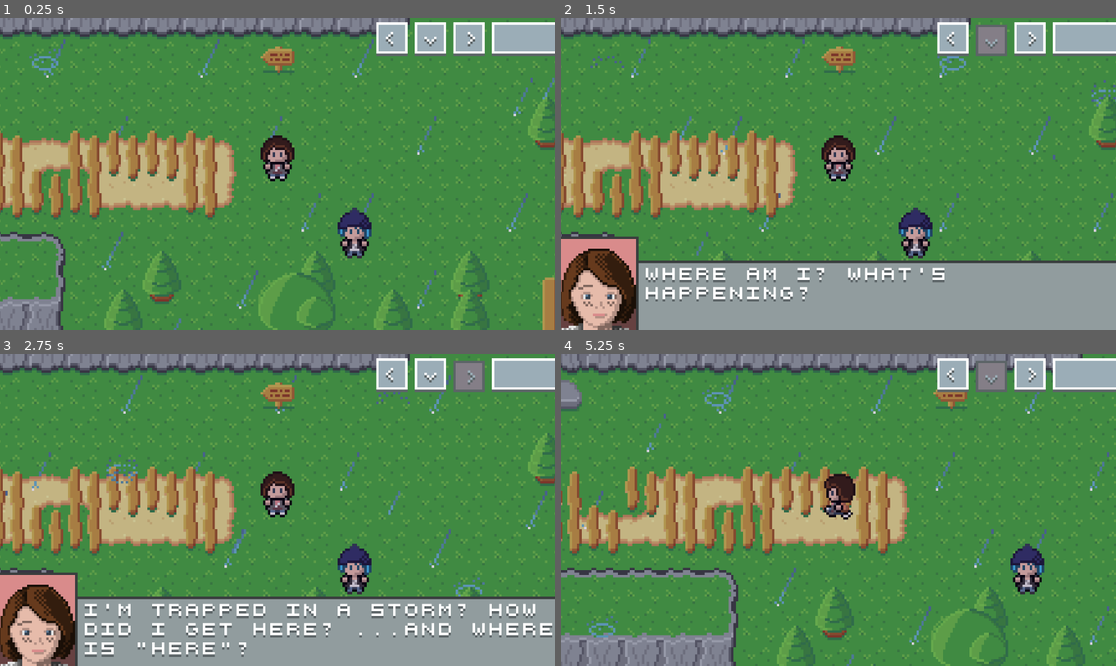
Above: before the commit, frames 1-4 (two rows, left to right).
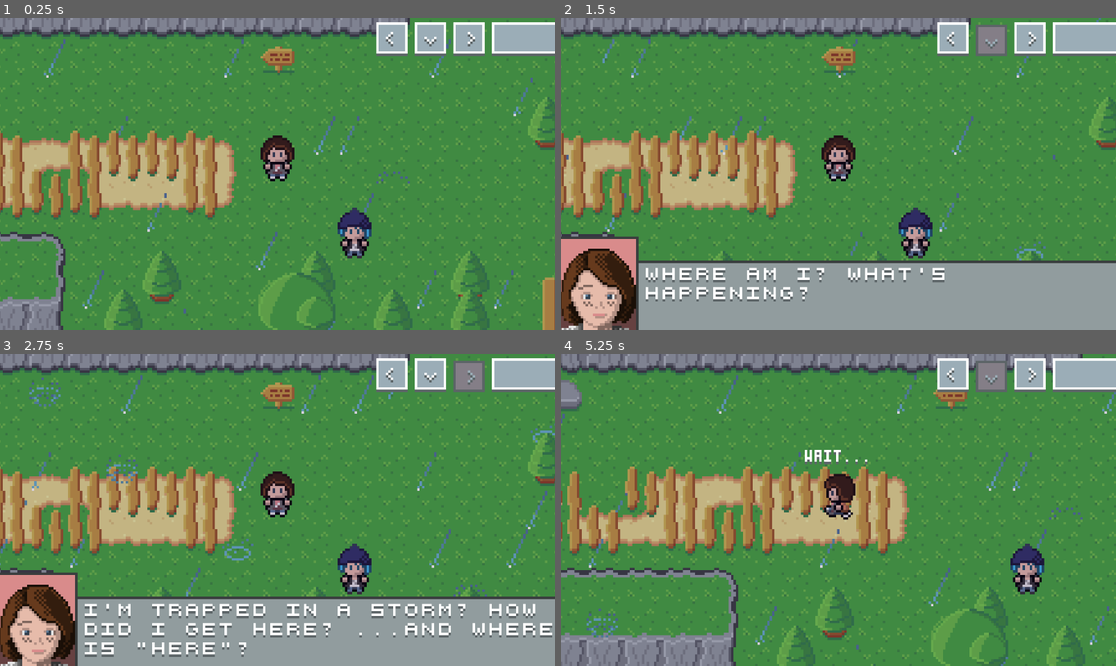
Above: after the commit, the same moments.

Repository: minkezhang/lis
Game: Godot game, scene res://scenes/level/level.tscn
The game is run twice, just before and just after one commit, with the same random seed, the same clock (stepped at 60 frames per second) and the same inputs. The project has no main scene, so this scene is started directly.
Inputs:
- Up to frame 1 (0.25 s): no input
- Up to frame 2 (1.5 s): tap Enter (ui_accept) at 0.5, 0.77 s; hold Right (ui_right) 0.53-1.28 s; hold Down (ui_down) from 1.28 s (still down)
- Up to frame 3 (2.75 s): tap Enter (ui_accept) at 1.52 s; release Down (ui_down) at 2.03 s; hold Right (ui_right) from 2.03 s (still down)
- Up to frame 4 (5.25 s): release Right (ui_right) at 2.78 s; hold Up (ui_up) 2.78-3.53 s; tap Enter (ui_accept) at 3.02, 3.77, 4.52 s; hold Left (ui_left) 3.53-5.03 s; hold Down (ui_down) from 5.03 s (still down)

The runs differ from the first frame. In frame 1, 1.1% of the frame differs, in the area x 5-100%, y 6-100%; in frame 2, 0.9%; in frame 3, 1.1%; in frame 4, 1.5%, in the area x 0-100%, y 6-100%.
Error before the commit: Trying to return value of type "Nil" from a function whose return type is "bool". (res://lib/event/event.gd:68)

Commit message:
Migrate location trigger logic to map layer

Diff:
--- a/lib/event/event.gd
+++ b/lib/event/event.gd
@@ -22,19 +22,13 @@
 ##   await E(func(): return).execute()
 class E extends _libuuid.UUID:
 	var _next: E
-	var _f: Callable  # func(done: Signal) -> bool
-
-	var _is_singleton: bool
-	var _is_valid: bool
+	var _f: Callable  # func(done: Signal) -> Optional[bool]
 
 	var _is_running: bool
 	var _is_serialized: bool
 
-	func _init(f: Callable, singleton: bool = false, serialized: bool = false):
+	func _init(f: Callable, serialized: bool = false):
 		_f = f
-
-		_is_singleton = singleton
-		_is_valid = true
 
 		_is_serialized = serialized
 		_is_running = false
@@ -48,18 +42,14 @@
 		return self
 
 	func execute() -> bool:
-		if not _is_valid:
-			return false
-
 		if _is_serialized and _is_running:
 			return false
 
 		_is_running = true
 
-		if _is_singleton:
-			_is_valid = false
-
 		var succ = await _f.call()
+		if succ == null:
+			succ = true
 
 		if succ and _next != null:
 			succ = await _next.execute()
--- a/lib/event/workload.gd
+++ b/lib/event/workload.gd
@@ -2,6 +2,28 @@
 
 const _libevent = preload('res://lib/event/event.gd')
 const _libdialog = preload('res://lib/dialog.gd')
+
+
+static func Singleton() -> Callable:
+	var s = _Singleton.new()
+	var f = func() -> bool:
+		return s.payload()
+	return f
+
+
+class _Singleton:
+	var _has_run: bool
+
+	func _init():
+		_has_run = false
+
+	func payload() -> bool:
+		var succ = true
+		if _has_run:
+			succ = false
+		_has_run = true
+
+		return succ
 
 
 static func Timer(n: Node, time_sec: float) -> Callable:
--- a/scenes/level/level.gd
+++ b/scenes/level/level.gd
@@ -7,13 +7,6 @@
 const _libworkload = preload('res://lib/event/workload.gd')
 
 var _EVENT_TRIGGERED_HANDLER_LOOKUP = {}
-var _TARGET_REACHED_HANDLER_LOOKUP = {}
-
-
-func _target_reached_handler(c: Character, p: Vector2i):
-	if [c, p] in _TARGET_REACHED_HANDLER_LOOKUP:
-		for eid in _TARGET_REACHED_HANDLER_LOOKUP[[c, p]]:
-			SignalBus.event_triggered.emit(eid)
 
 
 func _event_triggered_handler(eid: String):
@@ -32,12 +25,6 @@
 		15 * _libgeo.GRID_DIMENSION * $Camera.zoom.x,
 		10 * _libgeo.GRID_DIMENSION * $Camera.zoom.y,
 	))
-
-	_TARGET_REACHED_HANDLER_LOOKUP = {
-		[$Map/Characters/Max, Vector2i(38, 27)]: [
-			'START_TIMER',
-		],
-	}
 
 	_EVENT_TRIGGERED_HANDLER_LOOKUP = {
 		'LEVEL_LOADED': [
@@ -70,20 +57,25 @@
 		],
 	}
 
+	$Map/Metadata/Events/LocationTriggers.events = {
+		Vector2i(38, 27): _libevent.E.new(_libworkload.Singleton()).chain(
+			_libevent.E.new(func(): SignalBus.event_triggered.emit('START_TIMER')),
+		),
+	}
+
 	$Map/Metadata/Events/Interactions.events = {
 		Vector2i(38, 24): _libevent.E.new(_libworkload.DialogRenderer(
 			$Dialog,
 			_libscript.SCRIPT['FOREST:SIGN:00'],
 		)),
-		Vector2i(13, 9): null,
-		Vector2i(12, 2): null,
-		Vector2i(12, 3): null,
+		Vector2i(13, 9): null,  # TODO(minkezhang)
+		Vector2i(12, 2): null,  # TODO(minkezhang)
+		Vector2i(12, 3): null,  # TODO(minkezhang)
 	}
 
 	$Map/Characters/Max.speed = 2
 
 	SignalBus.event_triggered.connect(_event_triggered_handler)
-	SignalBus.target_reached.connect(_target_reached_handler)
 
 	SignalBus.event_triggered.emit('LEVEL_LOADED')
 
--- a/scenes/level/overworld/map/map.gd
+++ b/scenes/level/overworld/map/map.gd
@@ -15,10 +15,10 @@
 	c: Character,
 	target: Vector2i,
 ):
-	# static event handler
+	# Process static (i.e. tooltip / pop-up) events.
 	if $Metadata/Events/Interactions.events.has(target):
 		$Metadata/Events/Interactions.events[target].execute()
-	# TODO(minkezhang): dynamic event handler (i.e. Characters)
+	# TODO(minkezhang): dynamic event handler (e.g. character dialog trees)
 
 
 func _target_requested_handler(
@@ -39,13 +39,16 @@
 
 
 func _target_reached_handler(
-	_c: Character,
+	c: Character,
 	target: Vector2i,
 ):
 	$Metadata/Obstacles.lookup.mark([target])
 	if target in _moves:
 		$Metadata/Obstacles.lookup.clear([_moves[target]])
 		_moves.erase(target)
+
+	if c == $Characters/Max and $Metadata/Events/LocationTriggers.events.has(target):
+		$Metadata/Events/LocationTriggers.events[target].execute()
 
 
 func _character_created_handler(c: Character, p: Vector2i):
--- a/scenes/level/overworld/map/map.tscn
+++ b/scenes/level/overworld/map/map.tscn
@@ -11,6 +11,7 @@
 [ext_resource type="PackedScene" uid="uid://hr48qut5jo31" path="res://scenes/character/chloe/chloe.tscn" id="6_rhyh0"]
 [ext_resource type="Texture2D" uid="uid://bh68nguvgnspx" path="res://scenes/level/overworld/map/assets/bubble.png" id="8_krpu1"]
 [ext_resource type="Script" path="res://scenes/level/overworld/map/map_events.gd" id="9_nra1u"]
+[ext_resource type="Texture2D" uid="uid://bggmbu6g0u8ty" path="res://scenes/level/overworld/map/assets/target.png" id="10_wpg6r"]
 
 [sub_resource type="TileSetAtlasSource" id="TileSetAtlasSource_6f3pr"]
 texture = ExtResource("2_b4jic")
@@ -335,6 +336,13 @@
 [sub_resource type="TileSet" id="TileSet_xat4a"]
 sources/0 = SubResource("TileSetAtlasSource_8o283")
 
+[sub_resource type="TileSetAtlasSource" id="TileSetAtlasSource_eni14"]
+texture = ExtResource("10_wpg6r")
+0:0/0 = 0
+
+[sub_resource type="TileSet" id="TileSet_d4an4"]
+sources/0 = SubResource("TileSetAtlasSource_eni14")
+
 [node name="Map" type="Node2D"]
 script = ExtResource("1_w0cgk")
 
@@ -388,7 +396,7 @@
 
 [node name="Obstacles" type="TileMapLayer" parent="Metadata"]
 use_parent_material = true
-tile_map_data = PackedByteArray("AAArAB4AAAAAAAEAAAArAB8AAAA …(3504 unchanged characters)… AAAEAAAANAAQAAAAAAAEAAAAMAAQAAAAAAAEAAAA=")
+tile_map_data = PackedByteArray("AAArAB4AAAAAAAEAAAArAB8AAAA …(3504 unchanged characters)… AAAEAAAANAAQAAAAAAAEAAAAMAAQAAAAAAAEAAAAMAAIAAAAAAAEAAAAMAAMAAAAAAAEAAAA=")
 tile_set = SubResource("TileSet_cdcdt")
 script = ExtResource("5_q02i5")
 
@@ -400,6 +408,11 @@
 tile_set = SubResource("TileSet_xat4a")
 script = ExtResource("9_nra1u")
 
+[node name="LocationTriggers" type="TileMapLayer" parent="Metadata/Events"]
+tile_map_data = PackedByteArray("AAAmABsAAAAAAAAAAAA=")
+tile_set = SubResource("TileSet_d4an4")
+script = ExtResource("9_nra1u")
+
 [node name="Characters" type="Node2D" parent="."]
 z_index = 2
 y_sort_enabled = true
--- a/tests/event_test.gd
+++ b/tests/event_test.gd
@@ -1,6 +1,7 @@
 extends Node
 
 const _libframework = preload('res://tests/framework/framework.gd')
+const _libworkload = preload('res://lib/event/workload.gd')
 const _libevent = preload('res://lib/event/event.gd')
 
 
@@ -36,6 +37,60 @@
 		return g
 
 
+class Filter extends _libframework.SingletonT:
+	func _init():
+		super('event/filter')
+
+	func run() -> Array:
+		var x = {'pre': false, 'post': false}
+		var pre = func() -> bool:
+			x['pre'] = true
+			return true
+		var post = func() -> bool:
+			x['post'] = true
+			return true
+		var f = func() -> bool:
+			return false
+
+		var e = _libevent.E.new(pre).chain(
+			_libevent.E.new(f).chain(
+			_libevent.E.new(post)))
+
+		await e.execute()
+
+		return [
+			_libframework.R.new('pre', x['pre'] == true, true, x['pre']),
+			_libframework.R.new('post', x['post'] == false, false, x['post']),
+		]
+
+
+class Singleton extends _libframework.SingletonT:
+	func _init():
+		super('event/singleton')
+
+	func run() -> Array:
+		var x = {'e': 0, 'd': 0}
+
+		var f = func() -> bool:
+			x['e'] += 1
+			return true
+
+		var g = func() -> bool:
+			x['d'] += 1
+			return true
+
+		var e = _libevent.E.new(_libworkload.Singleton()).chain(_libevent.E.new(f))
+		var d = _libevent.E.new(_libworkload.Singleton()).chain(_libevent.E.new(g))
+
+		await e.execute()
+		await e.execute()
+		await d.execute()
+
+		return [
+			_libframework.R.new('e.execute()', x['e'] == 1, 1, x['e']),
+			_libframework.R.new('d.execute()', x['d'] == 1, 1, x['d']),
+		]
+
 class Serialized extends _libframework.SingletonT:
 	func _init():
 		super('event/serialized')
@@ -46,7 +101,7 @@
 			await root().get_tree().create_timer(1.0).timeout
 			x['val'] += 1
 			return true
-		var e = _libevent.E.new(f, false, true)
+		var e = _libevent.E.new(f, true)
 
 		e.execute()
 		e.execute()
--- a/tests/framework/executor.gd
+++ b/tests/framework/executor.gd
@@ -24,6 +24,8 @@
 		_libeventtest.EventTimer.new(),
 		_libeventtest.Chain.new(),
 		_libeventtest.Serialized.new(),
+		_libeventtest.Singleton.new(),
+		_libeventtest.Filter.new(),
 	]
 
 	var s = _libframework.S.new()
Not shown, added: scenes/level/overworld/map/assets/target.png.import
Not shown: 1 places in scenes/level/overworld/map/map.tscn that only renumber resources
